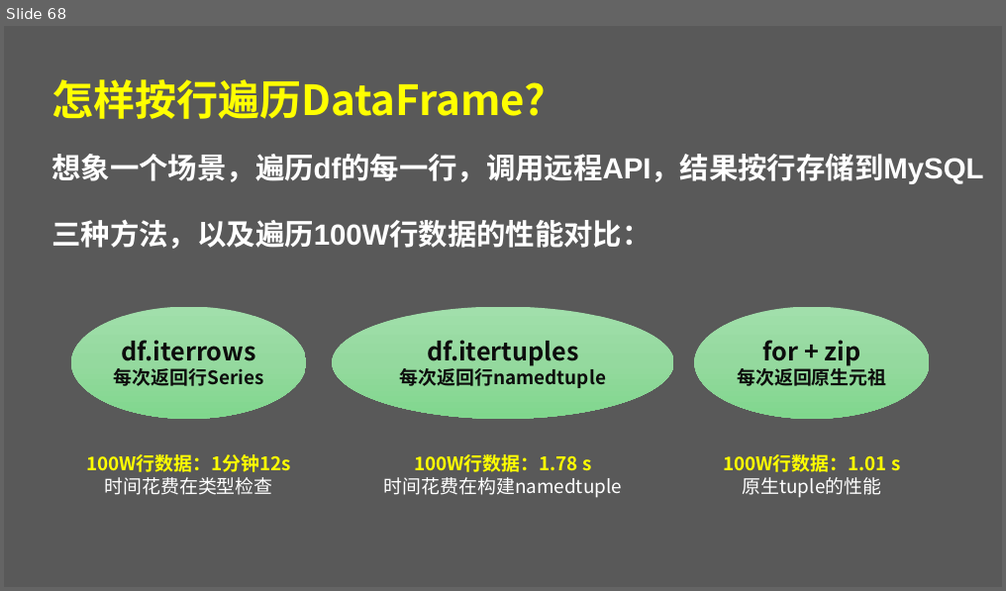
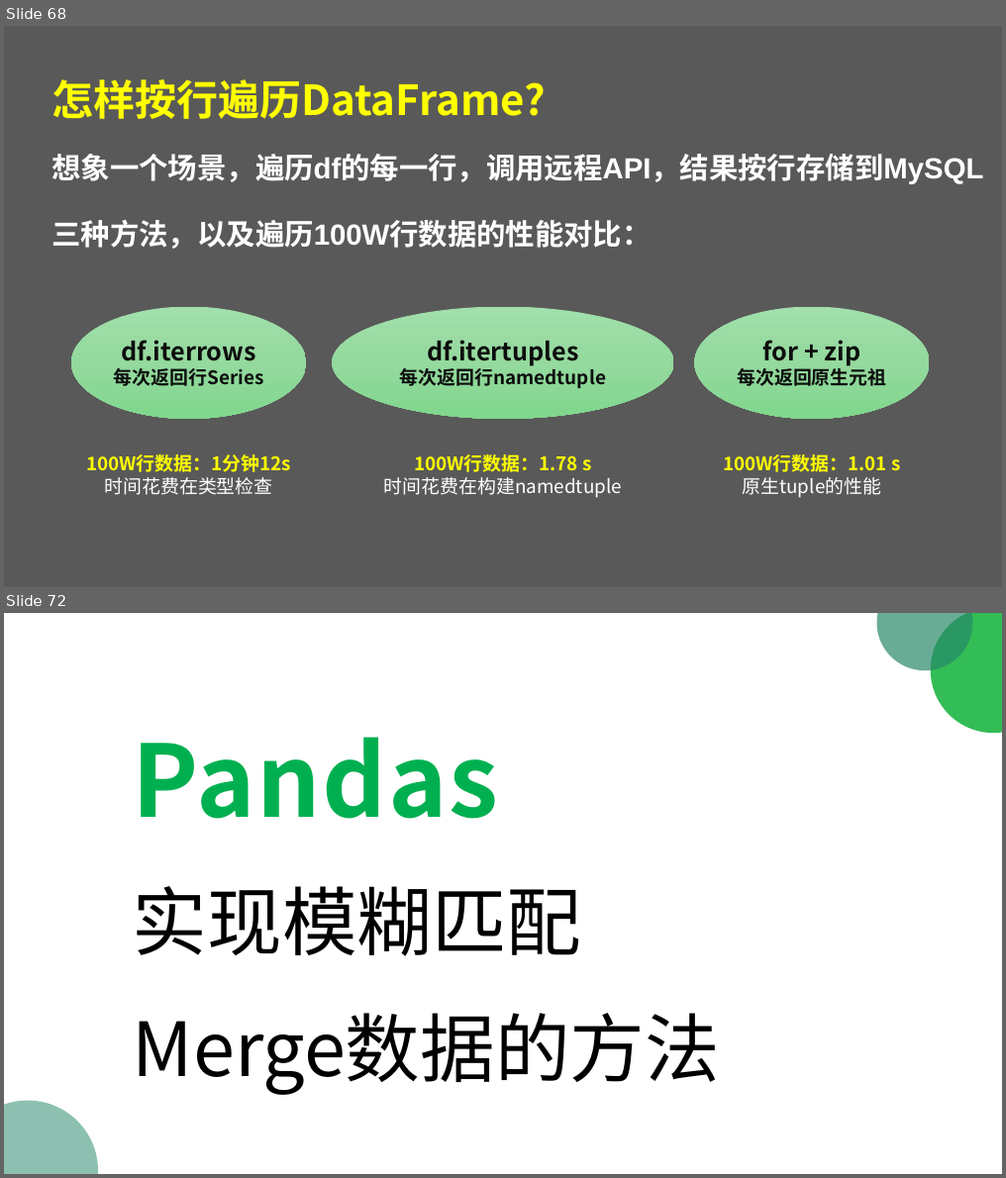
Before and after one commit to peiss/ant-learn-pandas, a slide deck: Python使用Pandas入门数据分析.pptx. Shown one above the other, each under a label of ours: slide 68 before the commit, slides 68 and 72 after it; the slides between them are not shown. The pictures are 1006x591 and 1006x1178 pixels, drawn with LibreOffice and Linux fonts; fonts in the diff are those of the drawing. Boxes give left, top, right and bottom in pixels: in the first picture for what was removed or moved away, otherwise in the second. Text is boxed around its words. In the diff, an @@ line names an element or a change of style, - is before the commit and + after.

```diff
--- a/Python使用Pandas入门数据分析.pptx
+++ b/Python使用Pandas入门数据分析.pptx
@@ slide 72 added at [4,613,1002,1174], background #FFFFFF @@
@@ freeform shape added at [877,613,973,670], fill #268868 at 69% opacity @@
@@ freeform shape added at [931,613,1002,733], fill #33BD56 @@
@@ text added at [133,737,720,1095], 72 pt, text #000000 @@
+Pandas
+实现模糊匹配
+Merge数据的方法
@@ freeform shape added at [4,1101,98,1174], fill #268868 at 52% opacity @@
```
Also in this commit, not shown: 1 slide changed, 6 other slides added, 8 other files.
